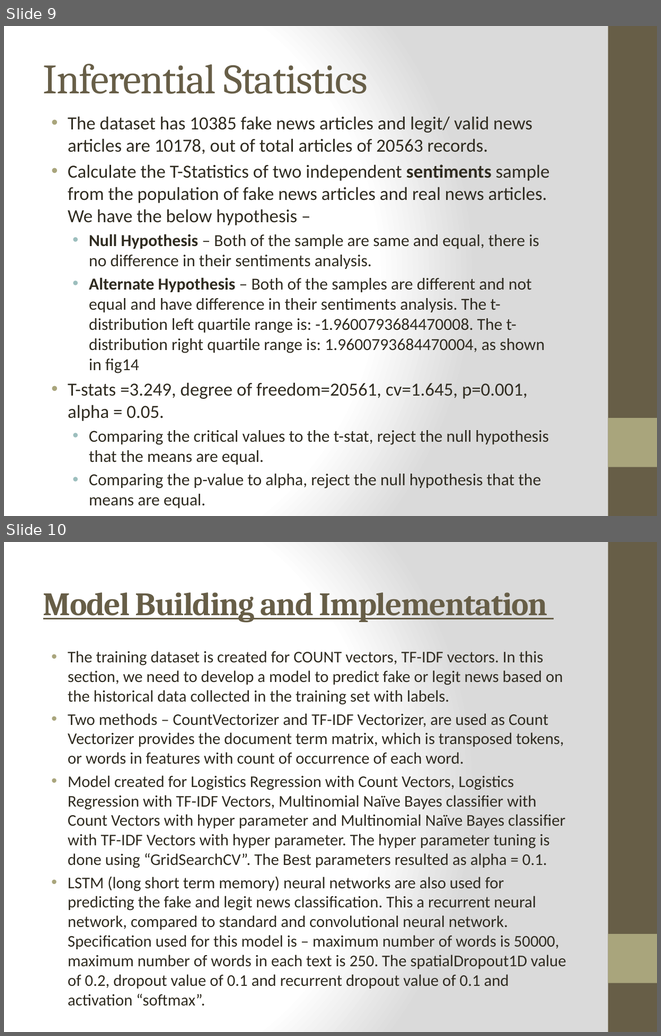
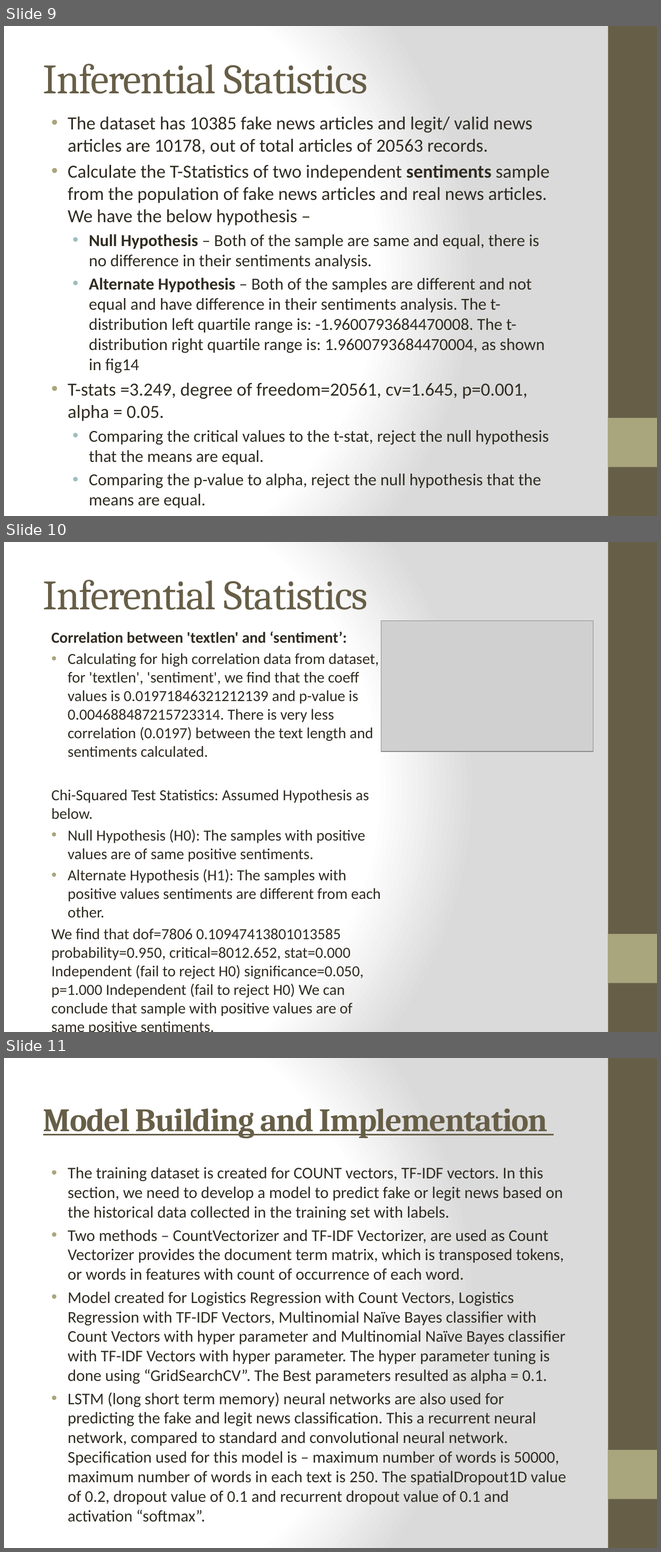
Before and after one commit to arijitsinha80/Springboard, a slide deck: Project2/Capstone Project 2_Final.pptx. Shown one above the other, each under a label of ours: slides 9 and 10 before the commit, slides 9, 10 and 11 after it. The pictures are 661x1036 and 661x1552 pixels, drawn with LibreOffice and Linux fonts; fonts in the diff are those of the drawing; grey boxes stand for pictures. Boxes give left, top, right and bottom in pixels: in the first picture for what was removed or moved away, otherwise in the second. Text is boxed around its words. In the diff, an @@ line names an element or a change of style, - is before the commit and + after.

```diff
--- a/Project2/Capstone Project 2_Final.pptx
+++ b/Project2/Capstone Project 2_Final.pptx
@@ slide 10 added at (4,542,657,1032), background gradient #FFFFFF to #DADADA; not listed: 2 template elements that a slide beside it also shows @@
@@ title added at (43,580,368,610), 46 pt, text #675E47 @@
+Inferential Statistics
@@ picture added at (381,621,593,751) @@
@@ text added at (51,631,381,1016), 17.1 pt, text #2F2B20 @@
+Correlation between 'textlen' and ‘sentiment’:
+• Calculating for high correlation data from dataset, for 'textlen', 'sentiment', we find that the coeff values is 0.01971846321212139 and p-value is 0.004688487215723314. There is very less correlation (0.0197) between the text length and sentiments calculated.
+Chi-Squared Test Statistics: Assumed Hypothesis as below.
+• Null Hypothesis (H0): The samples with positive values are of same positive sentiments.
+• Alternate Hypothesis (H1): The samples with positive values sentiments are different from each other.
+We find that dof=7806 0.10947413801013585 probability=0.950, critical=8012.652, stat=0.000 Independent (fail to reject H0) significance=0.050, p=1.000 Independent (fail to reject H0) We can conclude that sample with positive values are of same positive sentiments.
@@ what was slide 10 is now slide 11 @@
```
Also in this commit, not shown: 2 other files.
